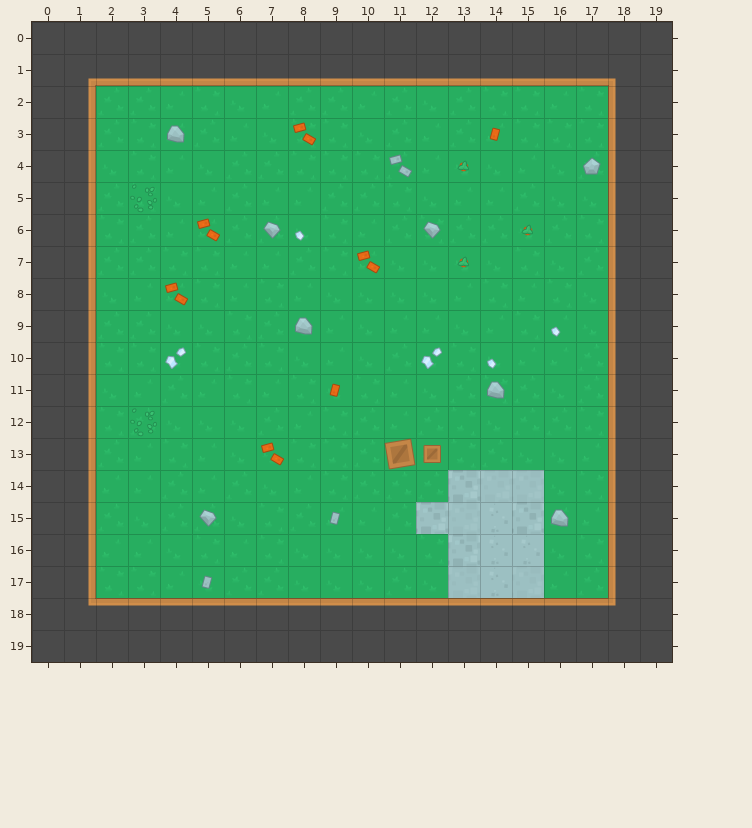
Level history. Tiled map: assets/basic-map.tmx. The first picture shows the starting point.
Cells are 64x64 px. Shown: x 0..19, y 0..19.
The same view after the edit:
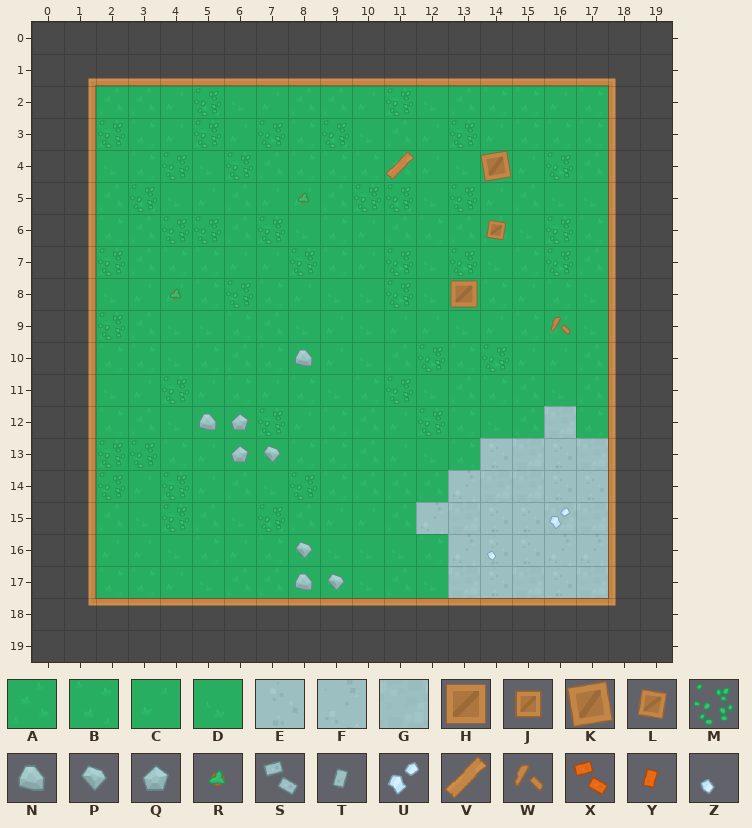
Key: from "tilesheet_complete": A 0, B 1, C 2, D 3, E 6, F 7, G 9, H 128, J 129, K 155, L 156, M 212, N 236, P 237, Q 238, R 239, S 261, T 262, U 263, V 264, W 265, X 288, Y 289, Z 290.
_ is an empty cell.
What changed:
Layer "Background":
Tile A becomes tile E in row 13 at x 14.
Tile B becomes tile E in row 14 at x 17.
Tile C becomes tile E in row 17 at x 16.
Tile D becomes tile E in rows 13 to 14 at x 16.
Tile B becomes tile F in row 16 at x 17.
Tile D becomes tile F in row 16 at x 16.
Tile A becomes tile G in row 12 at x 16; in row 17 at x 17.
Tile C becomes tile G in row 13 at x 17; in row 15 at x 16 to 17.
Tile D becomes tile G in row 13 at x 15.
Layer "Obstacles":
The author put tile H in row 8 at x 13.
The author put tile K in row 4 at x 14.
The author put tile L in row 6 at x 14.
Tile P becomes tile M in row 6 at x 7.
Tile R becomes tile M in row 7 at x 13.
Tile U becomes tile M in row 10 at x 12.
Tile X becomes tile M in row 6 at x 5.
Tile Z becomes tile M in row 10 at x 14.
The author put tile M in row 2 at x 5 and 11; in row 3 at x 2, 5, 7, 9 and 13; in row 4 at x 4, 6 and 16; in row 5 at x 10 to 11 and 13; in row 6 at x 4 and 16; in row 7 at x 2, 8, 11 and 16.
The author put tile M in row 8 at x 6 and 11; in row 9 at x 2; in row 11 at x 4 and 11; in row 12 at x 7 and 12; in row 13 at x 2 to 3; in row 14 at x 2, 4 and 8.
The author put tile M in row 15 at x 4 and 7.
The author put tile N in row 10 at x 8; in row 12 at x 5; in row 17 at x 8.
Tile X becomes tile P in row 13 at x 7.
The author put tile P in row 16 at x 8; in row 17 at x 9.
The author put tile Q in rows 12 to 13 at x 6.
Tile X becomes tile R in row 8 at x 4.
The author put tile R in row 5 at x 8.
Tile N becomes tile U in row 15 at x 16.
Tile S becomes tile V in row 4 at x 11.
Tile Z becomes tile W in row 9 at x 16.
The author put tile Z in row 16 at x 14.
Tile J is gone in row 13 at x 12.
Tile K is gone in row 13 at x 11.
Tile M is gone in row 12 at x 3.
Tile N is gone in row 3 at x 4; in row 9 at x 8; in row 11 at x 14.
Tile P is gone in row 6 at x 12; in row 15 at x 5.
Tile Q is gone in row 4 at x 17.
Tile R is gone in row 4 at x 13; in row 6 at x 15.
Tile T is gone in row 15 at x 9; in row 17 at x 5.
Tile U is gone in row 10 at x 4.
Tile X is gone in row 3 at x 8; in row 7 at x 10.
Tile Y is gone in row 3 at x 14; in row 11 at x 9.
Tile Z is gone in row 6 at x 8.
